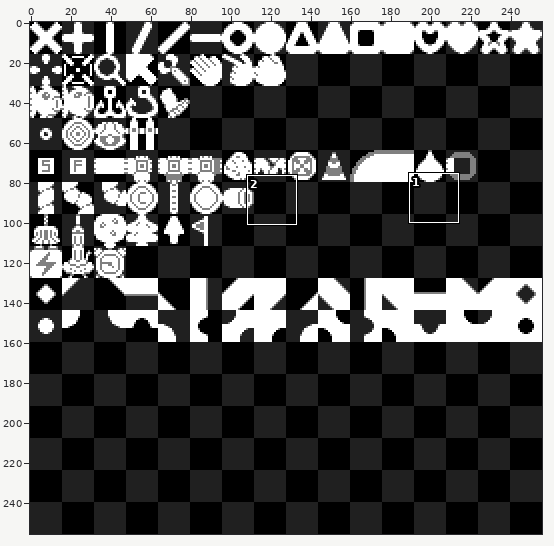
Edited in one commit: pixel-art file (framework/glyphs.ase). Above: a wide view before the commit, with the close-up outlined.
Close-up. Old version:
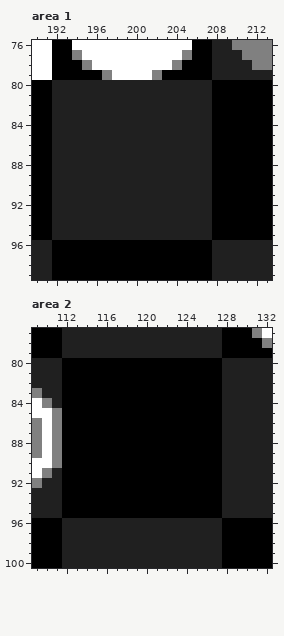
256x256 pixels, 1 frame. Shown: area 1: x 190..213, y 76..99; area 2: x 109..132, y 77..100. The commit also changed other parts of the picture, which this record leaves out.
The result:
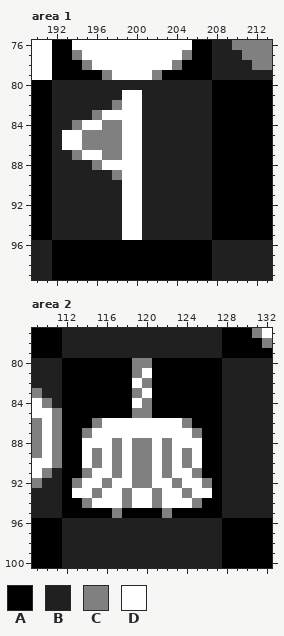
Palette (. is transparent): A #000000  B #202020  C #808080  D #ffffff
Edits made:
Changed rows in their new state; - is an unchanged pixel.
Area 1, layer "main":
first column x 193:
 81 ------DD
 82 -----CDD
 83 ---CDDDD
 84 -CDDCCDD
 85 DDCCCCDD
 86 DDCCCCDD
 87 -CDDCCDD
 88 ---CDDDD
 89 -----CDD
 90 ------DD
 91 ------DD
 92 ------DD
 93 ------DD
 94 ------DD
 95 ------DD
Area 2, layer "main":
first column x 113:
 80 ------CC------
 81 ------CD------
 82 ------DC------
 83 ------CD------
 84 ------DC------
 85 ------CC------
 86 --CDDDDDDDDC--
 87 -CDDDDDDDDDDC-
 88 -DDDCDCCDCDDD-
 89 -DCDCDCCDCDCD-
 90 -DCDCDCCDCDCD-
 91 -CDDCDCCDCDDC-
 92 CDDCDDCCDDCDDC
 93 DDCDDCDDCDDCDD
 94 -CDDDCDDCDDDC-
 95 ----C----C----
